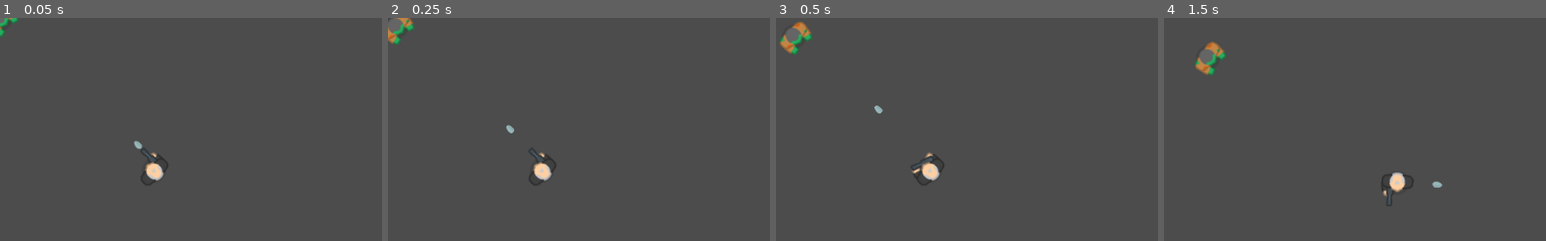
Above: before the commit, frames 1-4 (left to right).
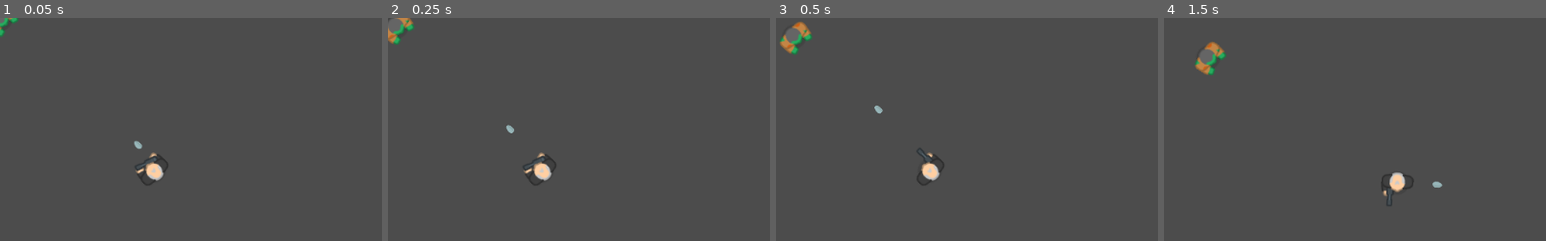
Above: after the commit, the same moments.

Repository: oscaralonsob/gdZombieSurvivors
Game: Godot game, scene res://game.tscn
Two runs of this game, one before a commit and one after it. Both use one fixed random seed, a clock stepped at 60 frames per second and the inputs below.
Inputs (mouse positions are % of the whole screen's width and height, from its top left):
- Up to frame 1 (0.05 s): no input
- Up to frame 2 (0.25 s): no input
- Up to frame 3 (0.5 s): no input
- Up to frame 4 (1.5 s): move the mouse to (72, 45) at 0.52 s; hold Right (ui_right) 0.53-1.28 s; move the mouse to (30, 55) at 1.27 s; hold Down (ui_down) from 1.28 s (still down)
The pictures show only the part of the screen within x 0-50%, y 0-50%; the shares and areas given below are measured in that part.

The runs differ from the first frame. In frame 1, 0.1% of the frame differs, in the area x 35-41%, y 58-72%; in frame 2, 0.1%; in frame 3, 0.1%; in frame 4, nothing differs.

Commit message:
chore: health print, github project and branches test

Diff:
--- a/godot/player/scene/Player.tscn
+++ b/godot/player/scene/Player.tscn
@@ -28,7 +28,6 @@
 [node name="AnimatedSprite" type="AnimatedSprite" parent="."]
 frames = SubResource( 1 )
 animation = "Idle"
-frame = 1
 playing = true
 
 [node name="CollisionShape2D" type="CollisionShape2D" parent="."]
--- a/godot/player/script/Player.gd
+++ b/godot/player/script/Player.gd
@@ -59,6 +59,8 @@
 		if _current_health <= 0:
 			queue_free()
 
+		print(_current_health, "/", HEALTH)
+
 
 func enable_immunity() -> void:
 	_is_immune = true
